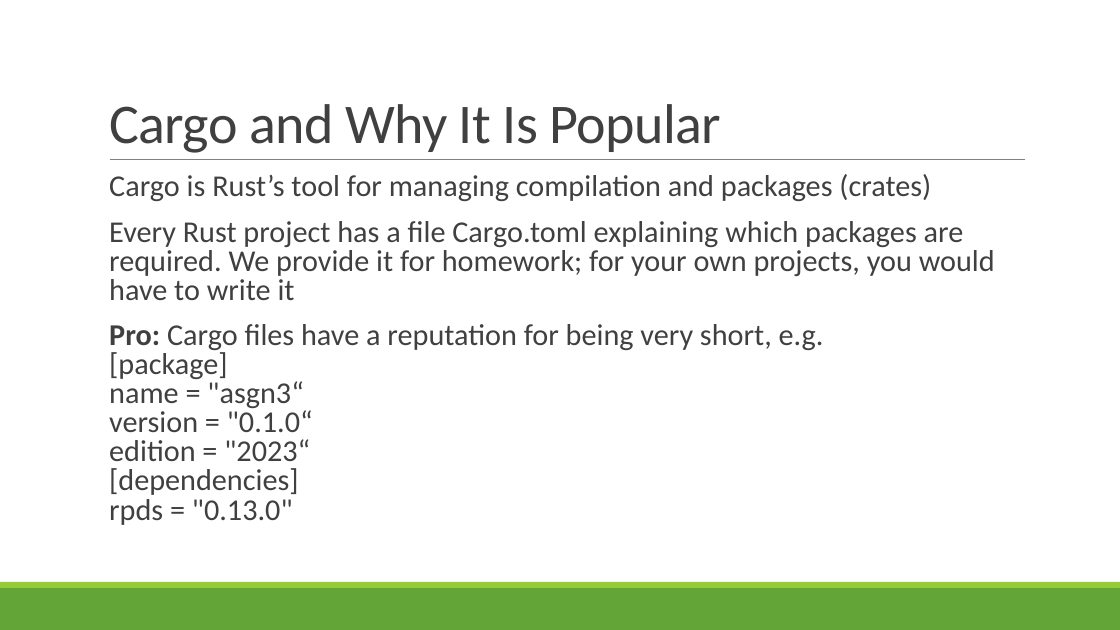
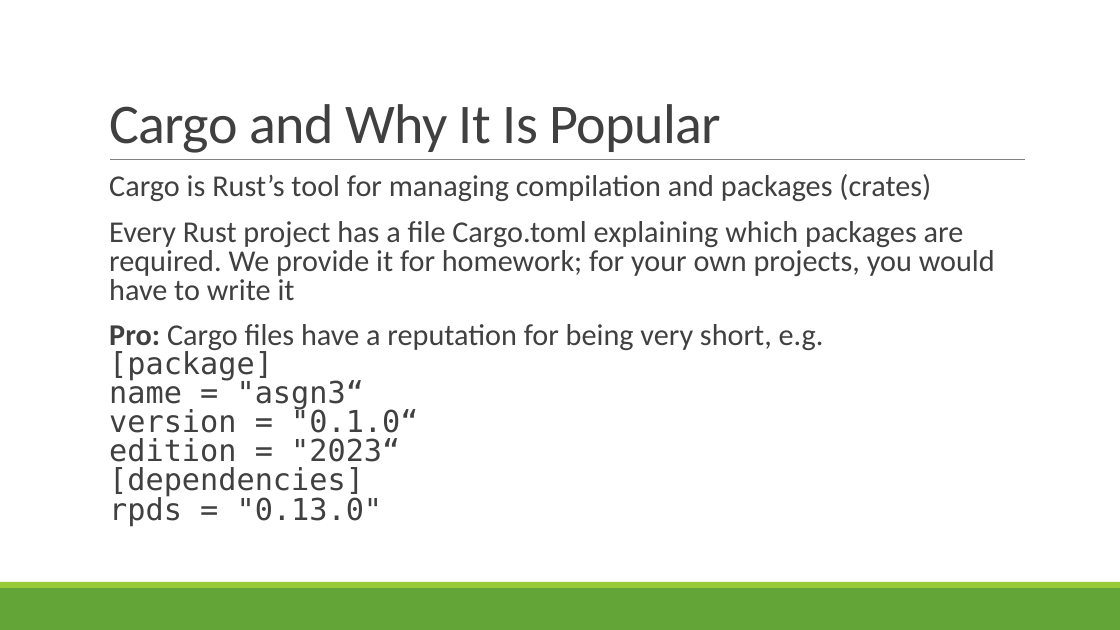
Before and after one commit to rbohrer/pl-course, a slide deck: slide 60 of LectureSlides/02Rust.pptx (slide 59 before the commit). Drawn at 1120x630 pixels with LibreOffice and Linux fonts; fonts in the diff are those of the drawing. Boxes give left, top, right and bottom in pixels: in the first picture for what was removed or moved away, otherwise in the second. Text is boxed around its words. In the diff, an @@ line names an element or a change of style, - is before the commit and + after.

```diff
--- a/LectureSlides/02Rust.pptx
+++ b/LectureSlides/02Rust.pptx
@@ text at [109,324,824,526]: font Calibri to DejaVu Sans Mono in "[package] name = "asgn3“ version = "0.1.0“ ..." @@
```
Also in this commit, not shown: 4 other slides changed, 1 slide added.
